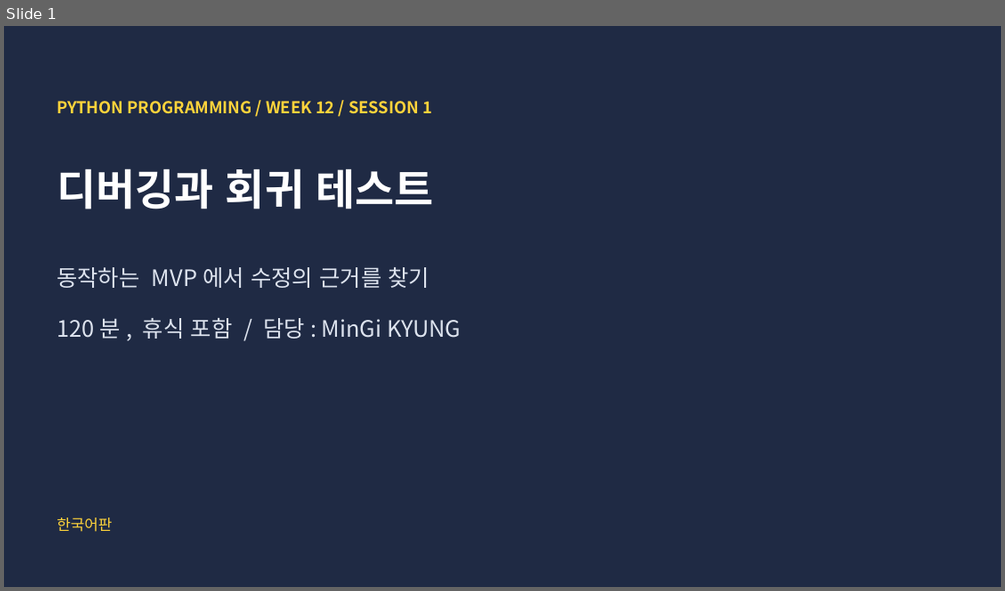
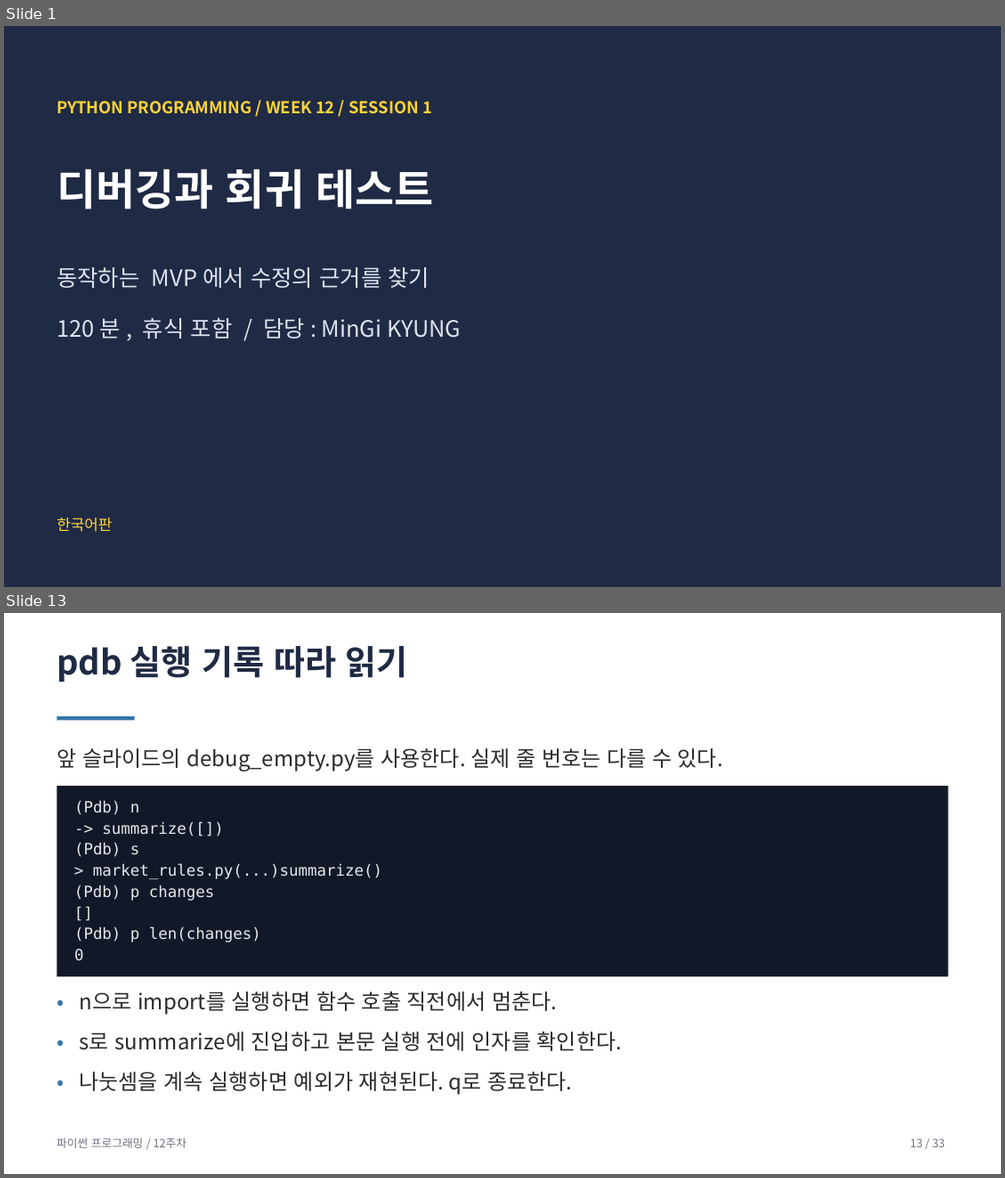
Before and after one commit to HimmelsscheibeVonNebra/2026_BasicProgrammingUsingPython, a slide deck: Presentation/week11/week11.pptx. Shown one above the other, each under a label of ours: slide 1 before the commit, slides 1 and 13 after it; the slides between them are not shown. The pictures are 1005x591 and 1005x1178 pixels, drawn with LibreOffice and Linux fonts; fonts in the diff are those of the drawing. Boxes give left, top, right and bottom in pixels: in the first picture for what was removed or moved away, otherwise in the second. Text is boxed around its words. In the diff, an @@ line names an element or a change of style, - is before the commit and + after.

Commit message:
Expand week11 debugging lecture with worked examples

```diff
--- a/Presentation/week11/week11.pptx
+++ b/Presentation/week11/week11.pptx
@@ slide 13 added at (x1=4, y1=613, x2=1001, y2=1174), background #FFFFFF @@
@@ text added at (x1=57, y1=646, x2=408, y2=682), 27 pt, text #1F2A44, bold @@
+pdb 실행 기록 따라 읽기
@@ rectangle added at (x1=57, y1=716, x2=134, y2=720), fill #3776AB @@
@@ text added at (x1=57, y1=748, x2=723, y2=771), 17 pt, text #2B2B2B @@
+앞 슬라이드의 debug_empty.py를 사용한다. 실제 줄 번호는 다를 수 있다.
@@ rectangle added at (x1=57, y1=786, x2=948, y2=977), fill #111827 @@
@@ text added at (x1=74, y1=800, x2=140, y2=815), 12.4 pt, text #E5E7EB @@
+(Pdb) n
@@ text added at (x1=102, y1=821, x2=223, y2=836), 12.4 pt, text #E5E7EB @@
+-> summarize([])
@@ text added at (x1=74, y1=843, x2=140, y2=857), 12.4 pt, text #E5E7EB @@
+(Pdb) s
@@ text added at (x1=93, y1=863, x2=382, y2=879), 12.4 pt, text #E5E7EB @@
+> market_rules.py(...)summarize()
@@ text added at (x1=74, y1=884, x2=214, y2=900), 12.4 pt, text #E5E7EB @@
+(Pdb) p changes
@@ text added at (x1=74, y1=903, x2=108, y2=925), 12.4 pt, text #E5E7EB @@
+[]
@@ text added at (x1=74, y1=927, x2=261, y2=942), 12.4 pt, text #E5E7EB @@
+(Pdb) p len(changes)
@@ text added at (x1=74, y1=949, x2=84, y2=961), 12.4 pt, text #E5E7EB @@
+0
@@ text added at (x1=57, y1=988, x2=92, y2=1016), 17 pt, text #3776AB @@
+•
@@ text added at (x1=80, y1=991, x2=557, y2=1014), 17 pt, text #2B2B2B @@
+n으로 import를 실행하면 함수 호출 직전에서 멈춘다.
@@ text added at (x1=57, y1=1028, x2=92, y2=1057), 17 pt, text #3776AB @@
+•
@@ text added at (x1=80, y1=1031, x2=622, y2=1051), 17 pt, text #2B2B2B @@
+s로 summarize에 진입하고 본문 실행 전에 인자를 확인한다.
@@ text added at (x1=57, y1=1069, x2=92, y2=1098), 17 pt, text #3776AB @@
+•
@@ text added at (x1=80, y1=1071, x2=572, y2=1094), 17 pt, text #2B2B2B @@
+나눗셈을 계속 실행하면 예외가 재현된다. q로 종료한다.
@@ text added at (x1=57, y1=1137, x2=186, y2=1148), 9 pt, text #6B7280 @@
+파이썬 프로그래밍 / 12주차
@@ text added at (x1=910, y1=1138, x2=945, y2=1147), 9 pt, text #6B7280 @@
+13 / 33
```
Also in this commit, not shown: 20 slides changed, 11 other slides added, 1 other file.
